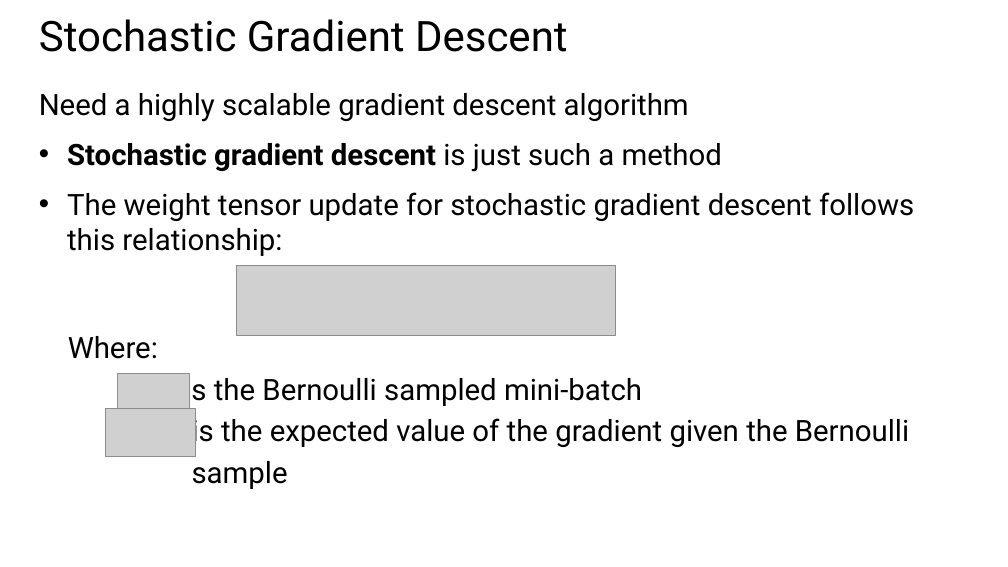
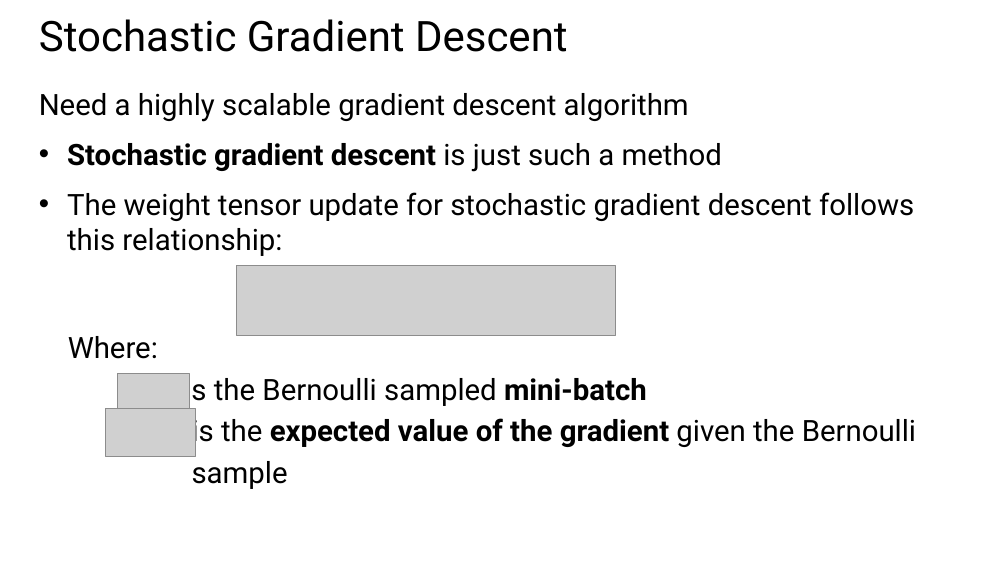
Before and after one commit to StephenElston/CSCI-E25, a slide deck: slide 32 of SuplementaryMaterial/OptimizationForDeepLearning.pptx (slide 33 before the commit). Drawn at 1008x567 pixels with LibreOffice and Linux fonts; fonts in the diff are those of the drawing; grey boxes stand for pictures. Boxes give left, top, right and bottom in pixels: in the first picture for what was removed or moved away, otherwise in the second. Text is boxed around its words. In the diff, an @@ line names an element or a change of style, - is before the commit and + after.

```diff
--- a/SuplementaryMaterial/OptimizationForDeepLearning.pptx
+++ b/SuplementaryMaterial/OptimizationForDeepLearning.pptx
@@ text at box(184, 373, 916, 449): bold on in "mini-batch", "expected value of the gradient" @@
```
Also in this commit, not shown: 2 other slides changed, 1 slide removed.
